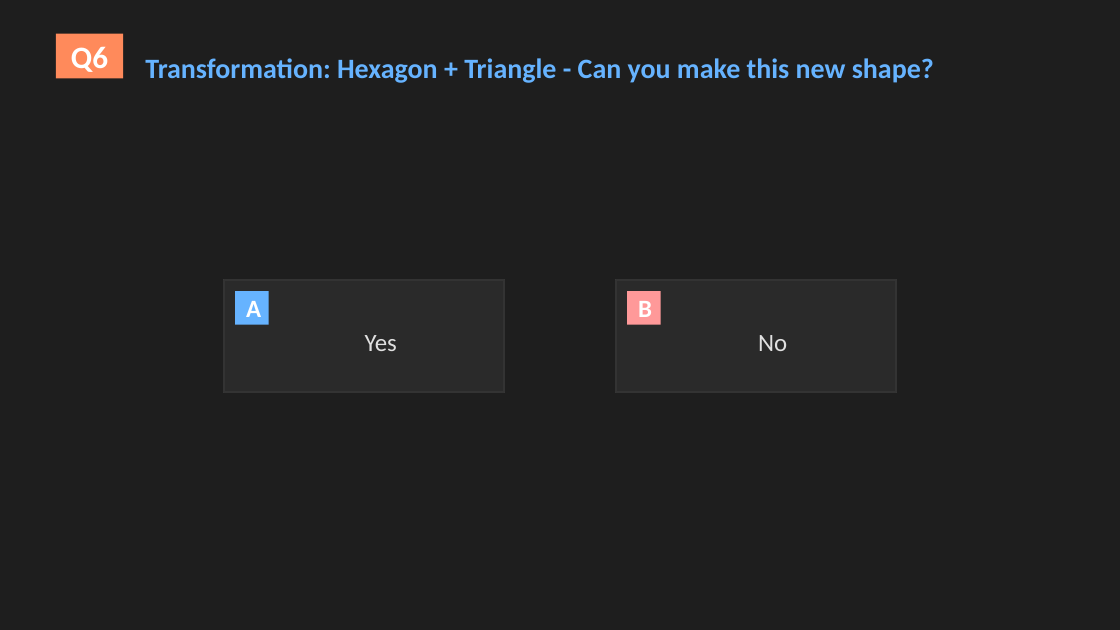
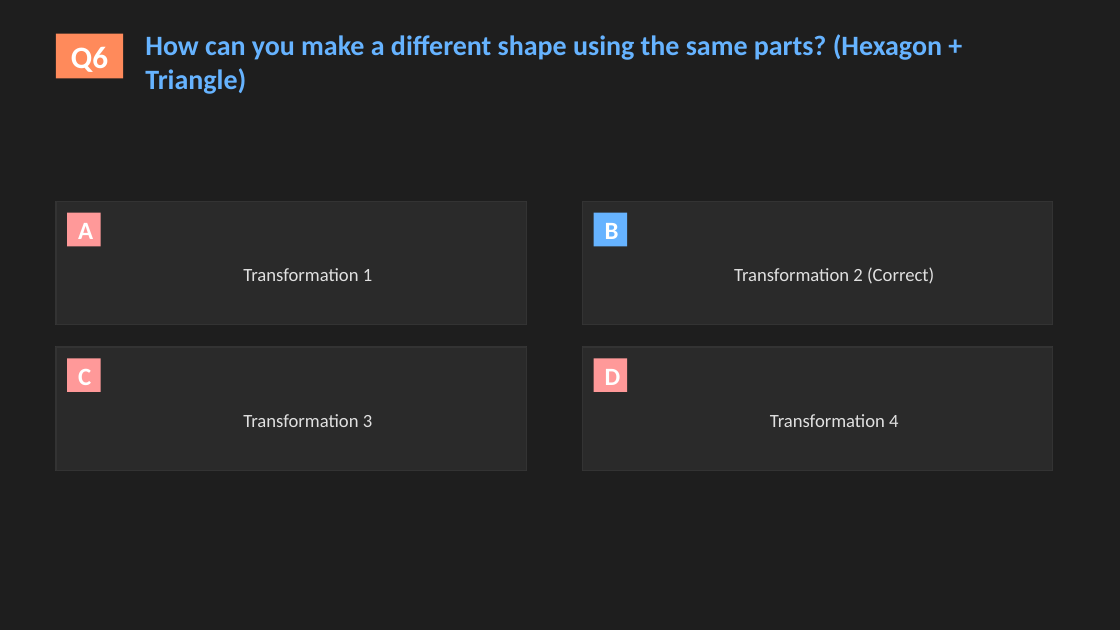
Before and after one commit to Regalx1/Math1-Quiz-Powerpoint, a slide deck: slide 11 of math-shapes-quiz-complete.pptx. Drawn at 1120x630 pixels with LibreOffice and Linux fonts; fonts in the diff are those of the drawing. Boxes give left, top, right and bottom in pixels: in the first picture for what was removed or moved away, otherwise in the second. Text is boxed around its words. In the diff, an @@ line names an element or a change of style, - is before the commit and + after.

```diff
--- a/math-shapes-quiz-complete.pptx
+++ b/math-shapes-quiz-complete.pptx
@@ text at <box>145,34,942,94</box>: text changed @@
-Transformation: Hexagon + Triangle - Can you make this new shape?
+How can you make a different shape using the same parts? (Hexagon + Triangle)
@@ rectangle: place and size @@
-rectangle at <box>224,280,504,392</box>
+rectangle at <box>56,202,526,325</box>
@@ rectangle added at <box>56,202,526,325</box>, outline #333333 1 pt @@
@@ rectangle: place and size @@
-rectangle at <box>616,280,896,392</box>
+rectangle at <box>582,202,1053,325</box>
@@ rectangle: place and size @@
-rectangle at <box>616,280,896,392</box>
+rectangle at <box>582,202,1053,325</box>
@@ rectangle "A": place and size @@
-rectangle "A" at <box>235,291,269,325</box>
+rectangle "A" at <box>67,213,101,246</box>
@@ rectangle "A" at <box>67,213,101,246</box>: fill #66B3FF to #FF9999 @@
@@ rectangle "B": place and size @@
-rectangle "B" at <box>627,291,661,325</box>
+rectangle "B" at <box>594,213,627,246</box>
@@ rectangle "B" at <box>594,213,627,246</box>: fill #FF9999 to #66B3FF @@
@@ text added at <box>243,268,372,281</box>, 12 pt, text #E0E0E0 @@
+Transformation 1
@@ text added at <box>734,267,934,284</box>, 12 pt, text #E0E0E0 @@
+Transformation 2 (Correct)
@@ rectangle: place and size @@
-rectangle at <box>224,280,504,392</box>
+rectangle at <box>56,347,526,470</box>
@@ rectangle at <box>56,347,526,470</box>: fill none to #2A2A2A; outline #333333 1 pt to #555555 1 pt @@
@@ rectangle added at <box>56,347,526,470</box>, outline #333333 1 pt @@
@@ rectangle added at <box>67,358,101,392</box>, fill #FF9999, 16 pt, text #FFFFFF, bold @@
+C
@@ text removed at <box>365,335,397,351</box> @@
-Yes
@@ rectangle added at <box>582,347,1053,470</box>, fill #2A2A2A, outline #555555 1 pt @@
@@ rectangle added at <box>582,347,1053,470</box>, outline #333333 1 pt @@
@@ rectangle added at <box>594,358,627,392</box>, fill #FF9999, 16 pt, text #FFFFFF, bold @@
+D
@@ text removed at <box>758,335,787,351</box> @@
-No
@@ text added at <box>243,414,372,427</box>, 12 pt, text #E0E0E0 @@
+Transformation 3
@@ text added at <box>770,414,898,427</box>, 12 pt, text #E0E0E0 @@
+Transformation 4
```
Also in this commit, not shown: 14 other slides changed, 2 slides added, 2 slides removed, 1 other file.
